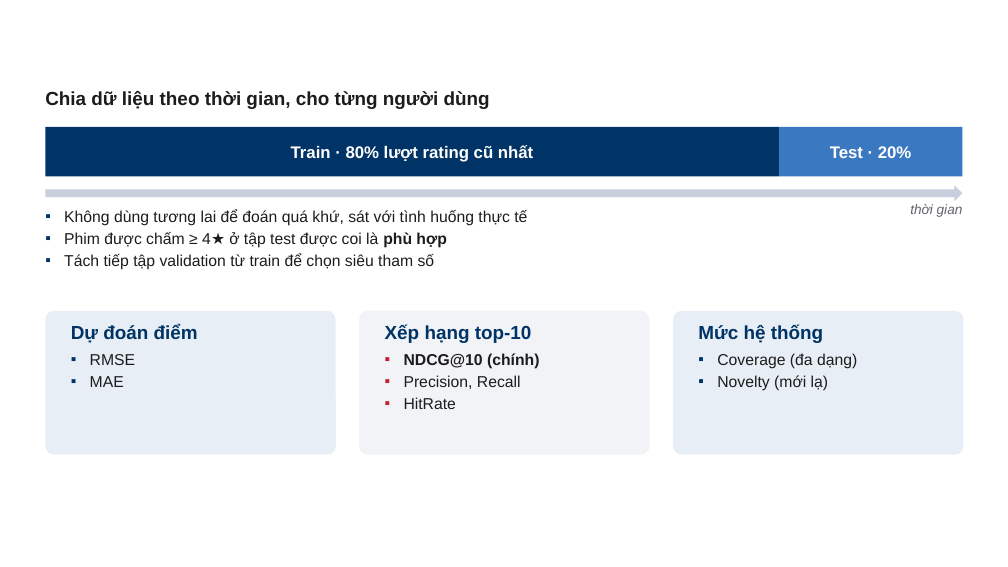
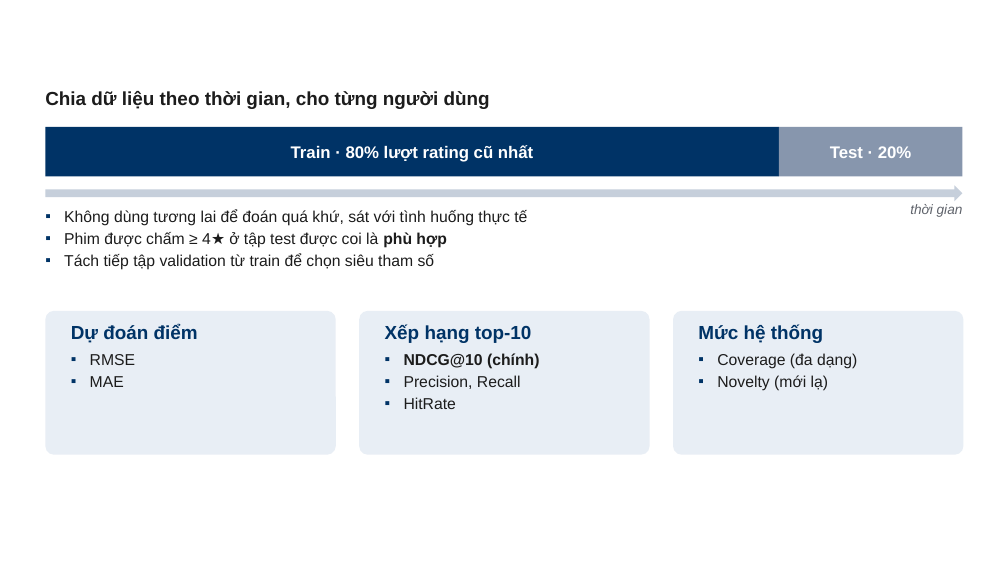
Before and after one commit to DucanhDaniel/he-goi-y, a slide deck: slide 13 of slides/Gioi_thieu_de_tai_He_goi_y_phim_HUST.pptx (slide 14 before the commit). Drawn at 1008x567 pixels with LibreOffice and Linux fonts; fonts in the diff are those of the drawing; background and template pictures are left out. Boxes give left, top, right and bottom in pixels: in the first picture for what was removed or moved away, otherwise in the second. Text is boxed around its words. In the diff, an @@ line names an element or a change of style, - is before the commit and + after.

```diff
--- a/slides/Gioi_thieu_de_tai_He_goi_y_phim_HUST.pptx
+++ b/slides/Gioi_thieu_de_tai_He_goi_y_phim_HUST.pptx
@@ rectangle at (779, 127, 963, 177): fill #3A78C2 to #8796AD @@
@@ rounded rectangle at (359, 311, 650, 454): fill #F1F3F6 to #E8EEF5 @@
```
Also in this commit, not shown: 10 other slides changed, 1 slide added, 2 slides removed, 8 other files.
